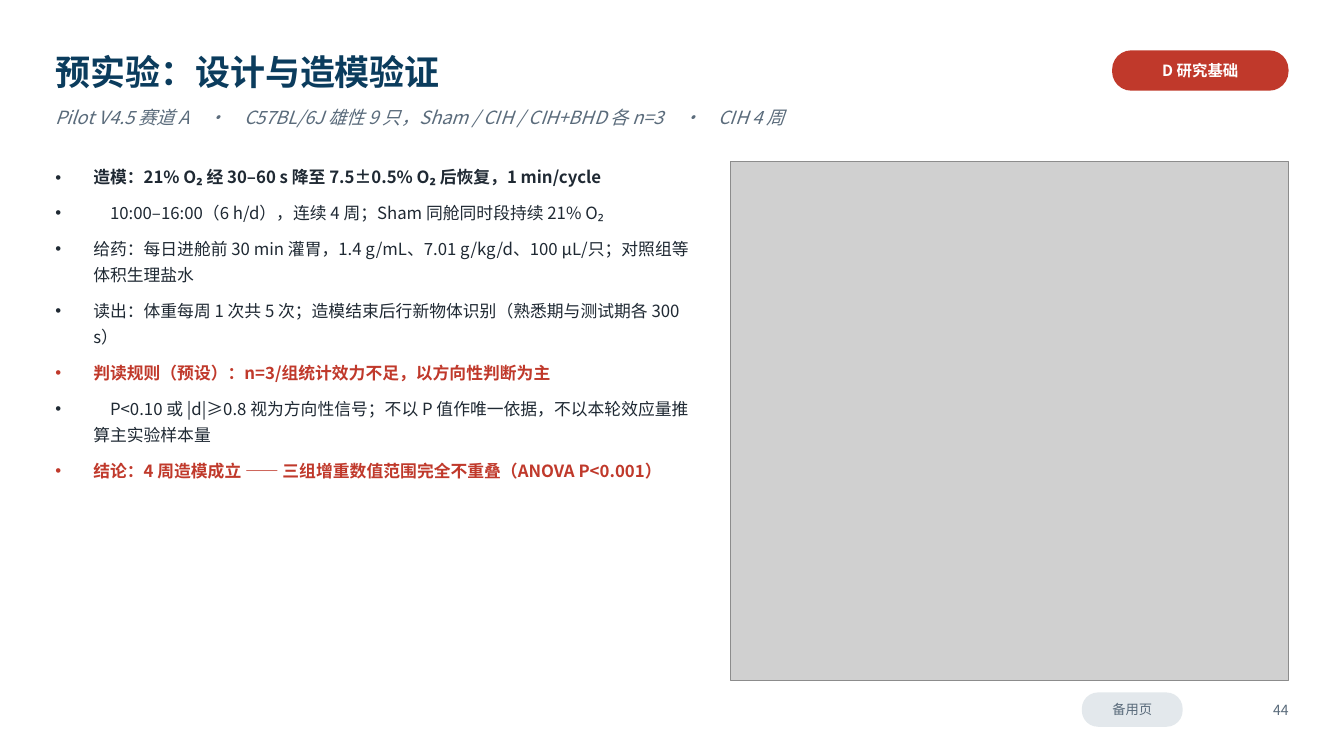
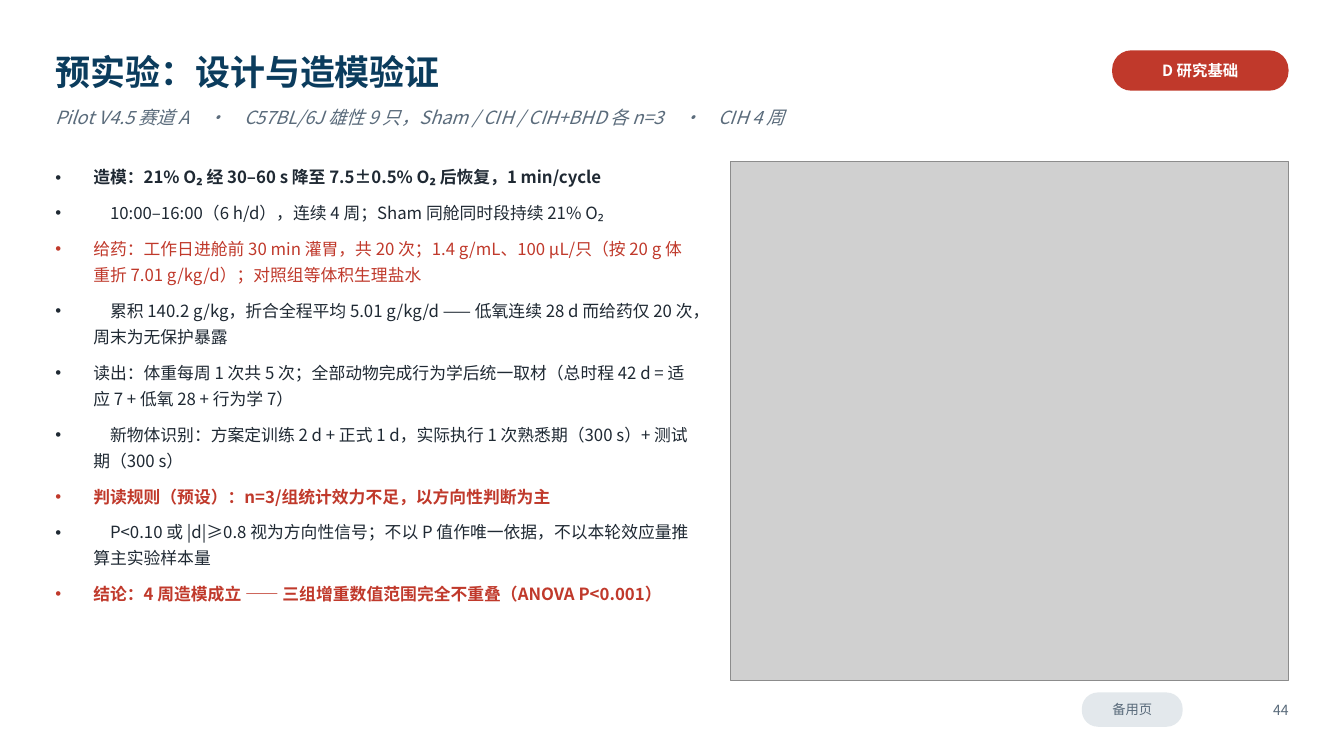
Before and after one commit to xoaiquynhanh17228kk-sketch/test, a slide deck: slide 44 of 开题报告_6分钟版.pptx. Drawn at 1344x756 pixels with LibreOffice and Linux fonts; fonts in the diff are those of the drawing; grey boxes stand for pictures. Boxes give left, top, right and bottom in pixels: in the first picture for what was removed or moved away, otherwise in the second. Text is boxed around its words. In the diff, an @@ line names an element or a change of style, - is before the commit and + after.

```diff
--- a/开题报告_6分钟版.pptx
+++ b/开题报告_6分钟版.pptx
@@ text at box(93, 241, 710, 469): text changed @@
-• 给药：每日进舱前 30 min 灌胃，1.4 g/mL、7.01 g/kg/d、100 µL/只；对照组等体积生理盐水
-• 读出：体重每周 1 次共 5 次；造模结束后行新物体识别（熟悉期与测试期各 300 s）
+• 给药：工作日进舱前 30 min 灌胃，共 20 次；1.4 g/mL、100 µL/只（按 20 g 体重折 7.01 g/kg/d）；对照组等体积生理盐水
+• 累积 140.2 g/kg，折合全程平均 5.01 g/kg/d —— 低氧连续 28 d 而给药仅 20 次，周末为无保护暴露
+• 读出：体重每周 1 次共 5 次；全部动物完成行为学后统一取材（总时程 42 d = 适应 7 + 低氧 28 + 行为学 7）
+• 新物体识别：方案定训练 2 d + 正式 1 d，实际执行 1 次熟悉期（300 s）+ 测试期（300 s）
```
Also in this commit, not shown: 5 other slides changed, 3 other files.
